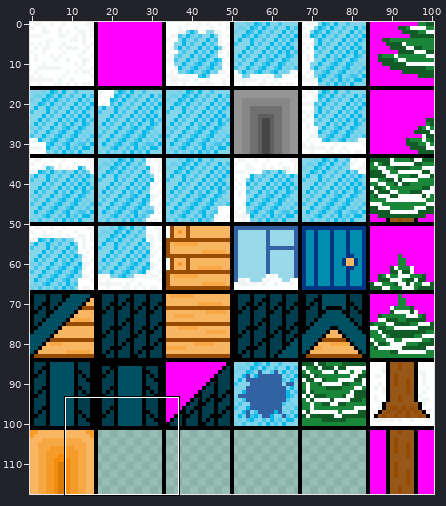
Edited in one commit: sprite sheet (Resources/SnowTileset.png). Above: a wide view before the commit, with the close-up outlined.
Close-up. Before the edit:
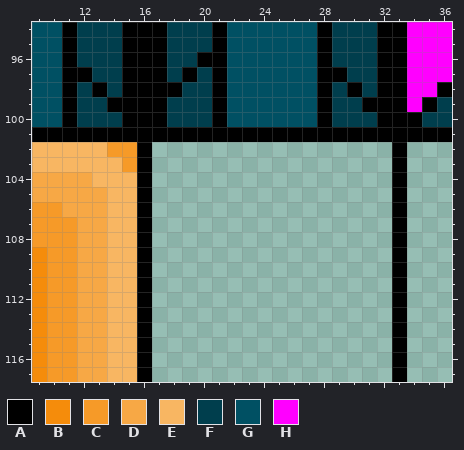
The file is 101x118 pixels. Colours within 5 levels of each other are drawn and written as one. Shown: x 9..36, y 94..117.
Palette (. is transparent): A #000000  B #f58c0b  C #f69a28  D #f7a845  E #f8b662  F #003e4d  G #005063  H #ff00ff
Pixels before, first column x 9:
 94 GGAFFFAAAFFFAGGGGGGAFFFAAHHH
 95 GGAFFFAAAFFFAGGGGGGAFFFAAHHH
 96 GGAFFFAAAFFAAGGGGGGAFFFAAHHH
 97 GGAAFFAAAFAFAGGGGGGAAFFAAHHH
 98 GGAFAFAAAAFFAGGGGGGAFAFAAHHA
 99 GGAFFAAAAFFFAGGGGGGAFFAAAHAF
100 GGAFFFAAAFFFAGGGGGGAFFFAAAFF
101 AAAAAAAAAAAAAAAAAAAAAAAAAAAA
102 EEEEECCA................A...
103 EEEEEECA................A...
104 DDDDEEEA................A...
105 DDDDDEEA................A...
106 CCDDDEEA................A...
107 CCCDDEEA................A...
108 CCCDDEEA................A...
109 BCCDDEEA................A...
110 BCCDDEEA................A...
111 BCCDDEEA................A...
112 BCCDDEEA................A...
113 BCCDDEEA................A...
114 BCCDDEEA................A...
115 BCCDDEEA................A...
116 BCCDDEEA................A...
117 BCCDDEEA................A...
New version:
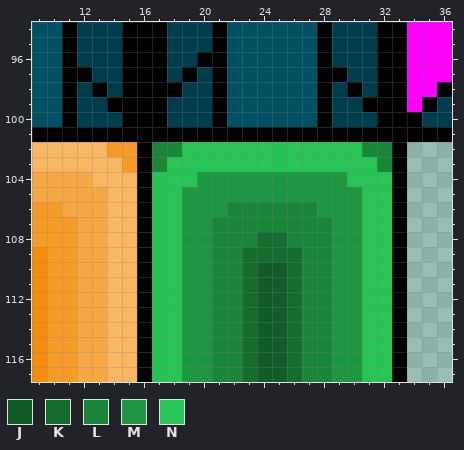
Colours new in this view: J #125c28  K #156c2f  L #1a863a  M #1d9741  N #25c454
From old to new:
The edit adds colour J in rows 110 to 117 at x 24 to 25.
The edit adds colour K in row 108 at x 24 to 25; in row 109 at x 23 to 26; in rows 110 to 117 at x 23 and 26.
The edit adds colour L in row 102 at x 17 to 18 and 31 to 32; in row 103 at x 17 and 32; in row 106 at x 22 to 27; in row 107 at x 21 to 28; in row 108 at x 21 to 23 and 26 to 28; in rows 109 to 117 at x 21 to 22 and 27 to 28.
The edit adds colour M in row 104 at x 20 to 29; in row 105 at x 19 to 30; in row 106 at x 19 to 21 and 28 to 30; in rows 107 to 117 at x 19 to 20 and 29 to 30.
The edit adds colour N in row 102 at x 19 to 30; in row 103 at x 18 to 31; in row 104 at x 17 to 19 and 30 to 32; in rows 105 to 117 at x 17 to 18 and 31 to 32.
Pixel boxes of the changes (left, top, right, bottom) in both close-ups:
added: (152, 142, 392, 382)
